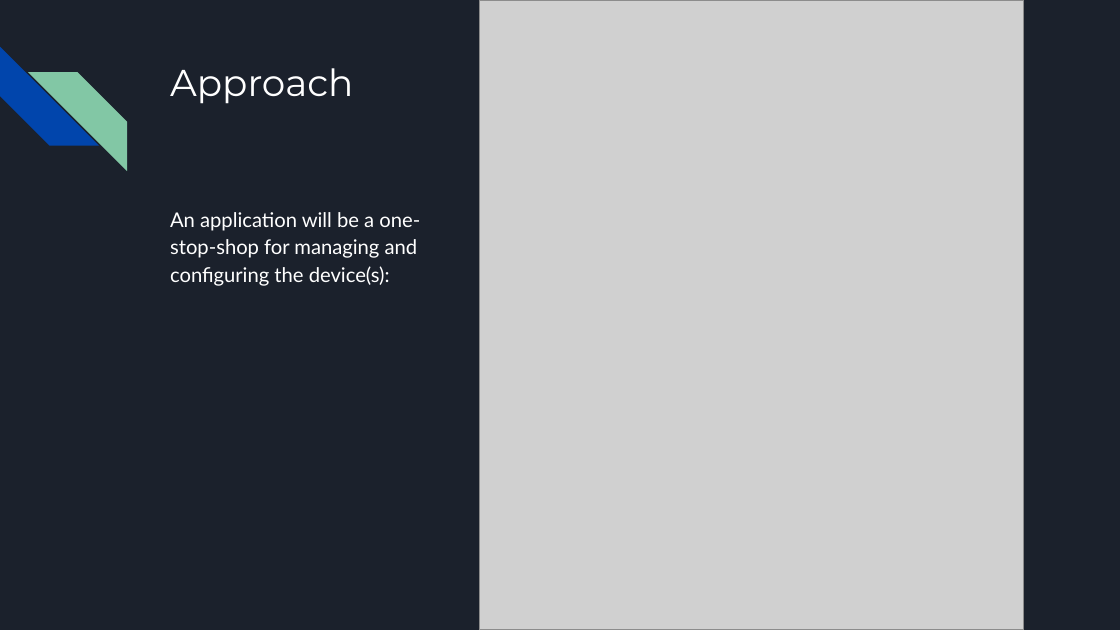
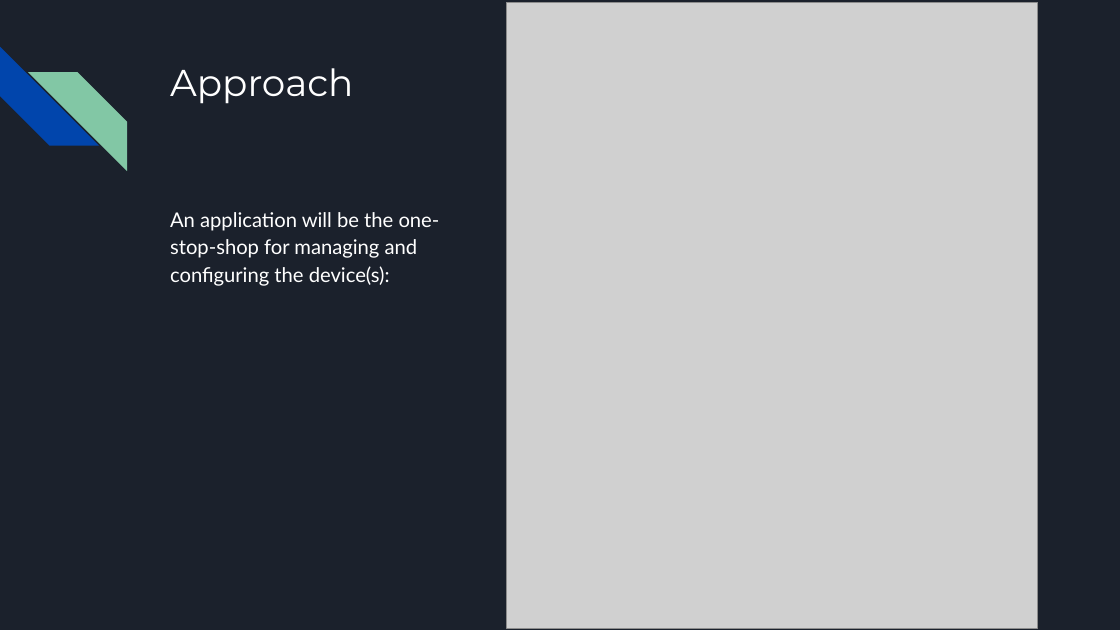
Before and after one commit to killsap/automated-multi-cycle-farming-in-space-website, a slide deck: slide 6 of docs/ProjectPlanPresentation2ndSemester.pptx (slide 4 before the commit). Drawn at 1120x630 pixels with LibreOffice and Linux fonts; fonts in the diff are those of the drawing; grey boxes stand for pictures. Boxes give left, top, right and bottom in pixels: in the first picture for what was removed or moved away, otherwise in the second. Text is boxed around its words. In the diff, an @@ line names an element or a change of style, - is before the commit and + after.

```diff
--- a/docs/ProjectPlanPresentation2ndSemester.pptx
+++ b/docs/ProjectPlanPresentation2ndSemester.pptx
@@ picture resized from (x1=479, y1=0, x2=1024, y2=630) to (x1=506, y1=2, x2=1037, y2=628) @@
@@ text at (x1=170, y1=212, x2=440, y2=286): text changed @@
-An application will be a one-stop-shop for managing and configuring the device(s):
+An application will be the one-stop-shop for managing and configuring the device(s):
```
Also in this commit, not shown: 8 other slides changed, 6 slides added, 1 slide removed.
